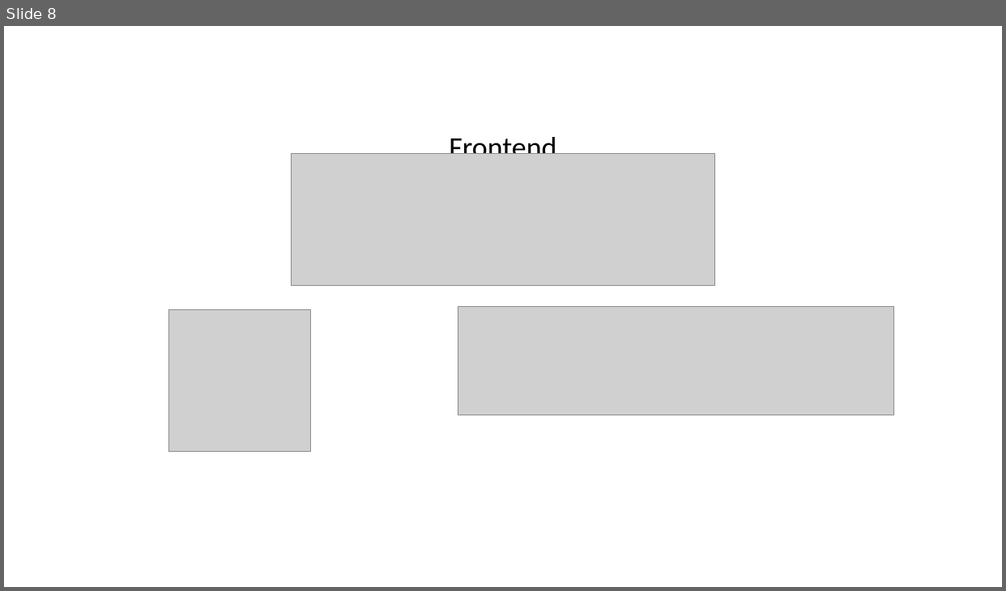
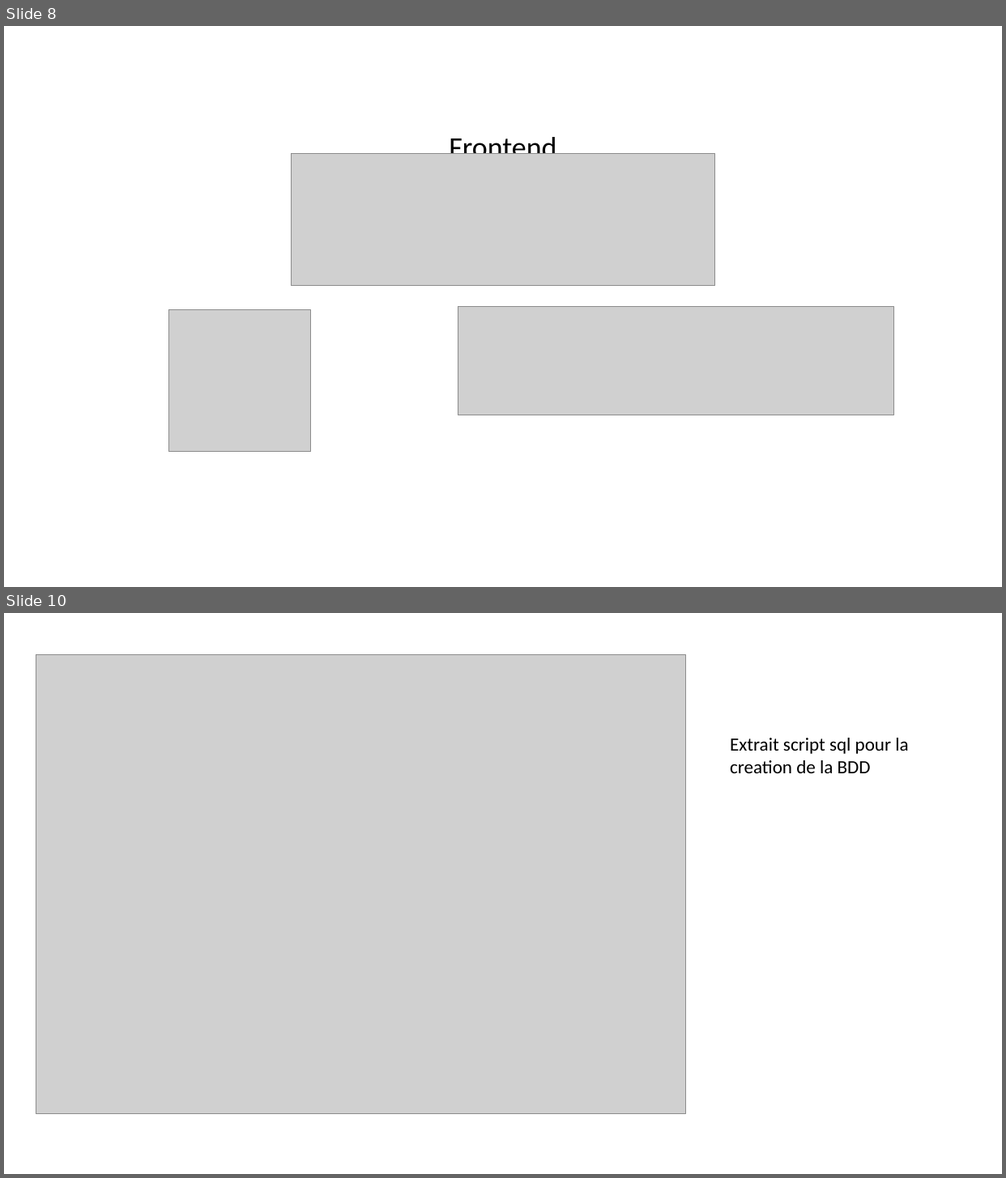
Before and after one commit to Soosuukee/shopcartfinal, a slide deck: SHOPCART.pptx. Shown one above the other, each under a label of ours: slide 8 before the commit, slides 8 and 10 after it; the slides between them are not shown. The pictures are 1006x591 and 1006x1178 pixels, drawn with LibreOffice and Linux fonts; fonts in the diff are those of the drawing; grey boxes stand for pictures. Boxes give left, top, right and bottom in pixels: in the first picture for what was removed or moved away, otherwise in the second. Text is boxed around its words. In the diff, an @@ line names an element or a change of style, - is before the commit and + after.

```diff
--- a/SHOPCART.pptx
+++ b/SHOPCART.pptx
@@ slide 10 added at (x1=4, y1=613, x2=1002, y2=1174), background #FFFFFF @@
@@ picture added at (x1=36, y1=655, x2=685, y2=1114) @@
@@ text added at (x1=730, y1=738, x2=908, y2=773), 18 pt, text #000000 @@
+Extrait script sql pour la creation de la BDD
```
Also in this commit, not shown: 1 slide changed, 11 other slides added, 45 other files.
